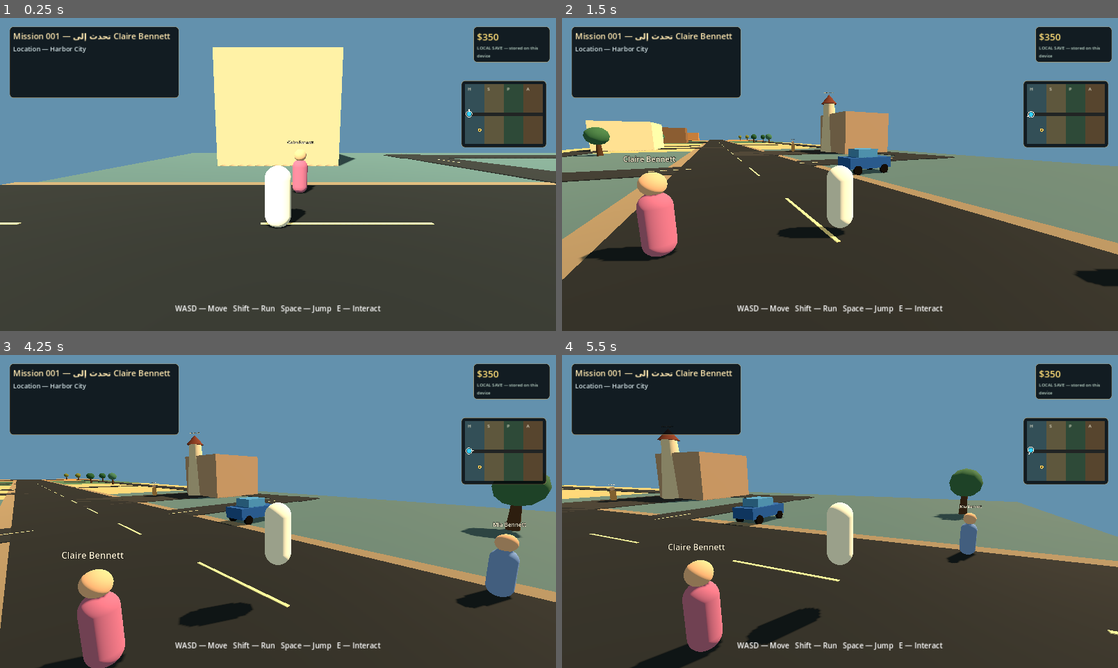
Above: before the commit, frames 1-4 (two rows, left to right).
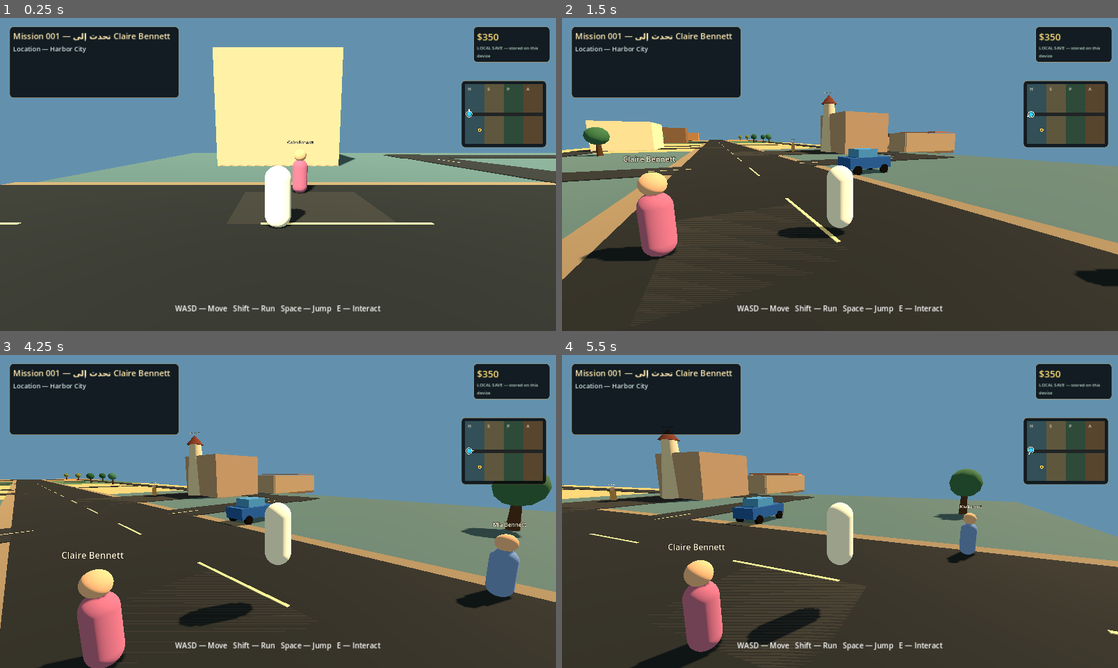
Above: after the commit, the same moments.

Repository: dzdfast-art/GTA-GHIBLI
Game: Godot game, scene res://scenes/main.tscn
Two runs of this game, one before a commit and one after it. Both use one fixed random seed, a clock stepped at 60 frames per second and the inputs below.
Inputs (mouse positions are in pixels of both pictures, inside the frame that each line leads up to):
- Up to frame 1 (0.25 s): no input
- Up to frame 2 (1.5 s): tap Enter at 0.5 s; move the mouse to (962, 158) at 0.52 s; hold D (move_right) 0.53-1.25 s; hold E (interact) 0.53-1.25 s; click (962, 158) at 0.67 s; tap Space (jump) at 0.77 s; drag from (728, 190) to (812, 237) at 1.27 s
- Up to frame 3 (4.25 s): tap Space (jump) at 2, 3.77 s; move the mouse to (333, 442) at 2.02 s; hold D (move_right) 2.03-2.75 s; hold Shift (sprint) 2.03-2.75 s; tap E (interact) at 2.3 s; drag from (250, 574) to (111, 464) at 2.77 s; tap Enter at 3.5 s; move the mouse to (444, 558) at 3.52 s; hold A (move_left) from 3.53 s (still down); hold E (interact) from 3.53 s (still down)
- Up to frame 4 (5.5 s): release A (move_left) at 4.25 s; release E (interact) at 4.25 s; drag from (673, 464) to (756, 433) at 4.27 s; tap Space (jump) at 5 s; move the mouse to (867, 511) at 5.02 s; hold S (move_back) from 5.03 s (still down); hold E (interact) from 5.03 s (still down); click (867, 511) at 5.17 s

The runs differ from the first frame. In frame 2, 0.8% of the frame differs, in the area x 58-71%, y 36-44%; in frame 3, 0.6%; in frame 4, 0.6%.

Commit message:
Build enterable Harbor Market interior and Claire mission waypoint

Diff:
--- a/web-edition/scripts/world/world_builder.gd
+++ b/web-edition/scripts/world/world_builder.gd
@@ -24,6 +24,7 @@
 	_create_landmarks()
 	_create_characters()
 	_create_market_noticeboard()
+	_create_market_interior()
 	_create_starting_vehicle()
 
 
@@ -82,6 +83,13 @@
 			"region": "Amber Valley",
 			"category": "farm",
 			"position": Vector3(113.0, 0.0, -18.0)
+		},
+		{
+			"id": "claire_bennett",
+			"name": "Claire Bennett",
+			"region": "Harbor City",
+			"category": "mission",
+			"position": Vector3(-113.0, 0.0, -4.0)
 		}
 	]
 
@@ -518,6 +526,130 @@
 	board.add_child(notice)
 
 
+func _create_market_interior() -> void:
+	var room := Node3D.new()
+	room.name = "HarborMarketInterior"
+	room.position = Vector3(-81.0, 0.0, 36.0)
+	add_child(room)
+
+	var floor_body := StaticBody3D.new()
+	floor_body.name = "MarketFloor"
+	floor_body.position = Vector3(0.0, -0.25, 0.0)
+	room.add_child(floor_body)
+	var floor_mesh := MeshInstance3D.new()
+	var floor_box := BoxMesh.new()
+	floor_box.size = Vector3(12.0, 0.5, 14.0)
+	floor_mesh.mesh = floor_box
+	floor_mesh.material_override = _make_material(Color(0.42, 0.34, 0.25))
+	floor_body.add_child(floor_mesh)
+	var floor_collision := CollisionShape3D.new()
+	var floor_shape := BoxShape3D.new()
+	floor_shape.size = floor_box.size
+	floor_collision.shape = floor_shape
+	floor_body.add_child(floor_collision)
+
+	_create_market_wall(room, "WestWall", Vector3(-6.0, 1.8, 0.0), Vector3(0.35, 3.6, 14.0), Color(0.63, 0.53, 0.41))
+	_create_market_wall(room, "EastWall", Vector3(6.0, 1.8, 0.0), Vector3(0.35, 3.6, 14.0), Color(0.63, 0.53, 0.41))
+	_create_market_wall(room, "SouthWall", Vector3(0.0, 1.8, 7.0), Vector3(12.0, 3.6, 0.35), Color(0.63, 0.53, 0.41))
+	_create_market_wall(room, "NorthWallLeft", Vector3(-3.75, 1.8, -7.0), Vector3(4.5, 3.6, 0.35), Color(0.63, 0.53, 0.41))
+	_create_market_wall(room, "NorthWallRight", Vector3(3.75, 1.8, -7.0), Vector3(4.5, 3.6, 0.35), Color(0.63, 0.53, 0.41))
+	_create_market_wall(room, "EntranceLintel", Vector3(0.0, 3.25, -7.0), Vector3(3.0, 0.7, 0.35), Color(0.45, 0.31, 0.20))
+
+	var awning := MeshInstance3D.new()
+	var awning_mesh := BoxMesh.new()
+	awning_mesh.size = Vector3(11.5, 0.18, 5.5)
+	awning.mesh = awning_mesh
+	awning.position = Vector3(0.0, 3.85, 3.8)
+	awning.material_override = _make_material(Color(0.69, 0.38, 0.25))
+	room.add_child(awning)
+
+	var rear_shelf := MeshInstance3D.new()
+	var shelf_mesh := BoxMesh.new()
+	shelf_mesh.size = Vector3(0.7, 2.3, 4.5)
+	rear_shelf.mesh = shelf_mesh
+	rear_shelf.position = Vector3(-4.8, 1.15, 1.0)
+	rear_shelf.material_override = _make_material(Color(0.29, 0.20, 0.14))
+	room.add_child(rear_shelf)
+
+	var counter := MeshInstance3D.new()
+	var counter_mesh := BoxMesh.new()
+	counter_mesh.size = Vector3(4.4, 1.0, 0.9)
+	counter.mesh = counter_mesh
+	counter.position = Vector3(0.0, 0.5, 2.4)
+	counter.material_override = _make_material(Color(0.34, 0.22, 0.14))
+	room.add_child(counter)
+
+	for item_index in range(3):
+		var crate := MeshInstance3D.new()
+		var crate_mesh := BoxMesh.new()
+		crate_mesh.size = Vector3(0.72, 0.42, 0.62)
+		crate.mesh = crate_mesh
+		crate.position = Vector3(-1.25 + item_index * 1.25, 1.22, 2.35)
+		crate.material_override = _make_material(
+			[Color(0.48, 0.62, 0.29), Color(0.76, 0.48, 0.22), Color(0.72, 0.28, 0.19)][item_index]
+		)
+		room.add_child(crate)
+
+	var shop_title := Label3D.new()
+	shop_title.text = "HARBOR MARKET — LOCAL GOODS"
+	shop_title.position = Vector3(0.0, 3.0, 6.7)
+	shop_title.font_size = 28
+	shop_title.outline_size = 5
+	shop_title.modulate = Color(1.0, 0.88, 0.60)
+	shop_title.billboard = BaseMaterial3D.BILLBOARD_ENABLED
+	room.add_child(shop_title)
+
+	var entry := INTERACTABLE_SCRIPT.new() as Node3D
+	entry.name = "HarborMarketEntry"
+	entry.set("action_id", "market_enter")
+	entry.set("display_name", "Enter Harbor Market")
+	entry.set("interaction_text", "E — Enter shop")
+	entry.position = Vector3(-81.0, 0.0, 27.0)
+	add_child(entry)
+
+	var exit_actor := INTERACTABLE_SCRIPT.new() as Node3D
+	exit_actor.name = "HarborMarketExit"
+	exit_actor.set("action_id", "market_exit")
+	exit_actor.set("display_name", "Exit Harbor Market")
+	exit_actor.set("interaction_text", "E — Exit shop")
+	exit_actor.position = Vector3(0.0, 0.0, -5.6)
+	room.add_child(exit_actor)
+
+	var shop_actor := INTERACTABLE_SCRIPT.new() as Node3D
+	shop_actor.name = "MarketShopCounter"
+	shop_actor.set("action_id", "market_shop")
+	shop_actor.set("display_name", "Harbor Market counter")
+	shop_actor.set("interaction_text", "E — Browse and trade")
+	shop_actor.position = Vector3(0.0, 0.0, 1.4)
+	room.add_child(shop_actor)
+
+
+func _create_market_wall(
+	parent: Node3D,
+	wall_name: String,
+	local_position: Vector3,
+	size: Vector3,
+	color: Color
+) -> void:
+	var wall := StaticBody3D.new()
+	wall.name = wall_name
+	wall.position = local_position
+	parent.add_child(wall)
+
+	var wall_mesh := MeshInstance3D.new()
+	var box := BoxMesh.new()
+	box.size = size
+	wall_mesh.mesh = box
+	wall_mesh.material_override = _make_material(color)
+	wall.add_child(wall_mesh)
+
+	var collision := CollisionShape3D.new()
+	var shape := BoxShape3D.new()
+	shape.size = size
+	collision.shape = shape
+	wall.add_child(collision)
+
+
 func _create_starting_vehicle() -> void:
 	var car := CAR_SCRIPT.new() as CharacterBody3D
 	car.name = "HarborSedan"
